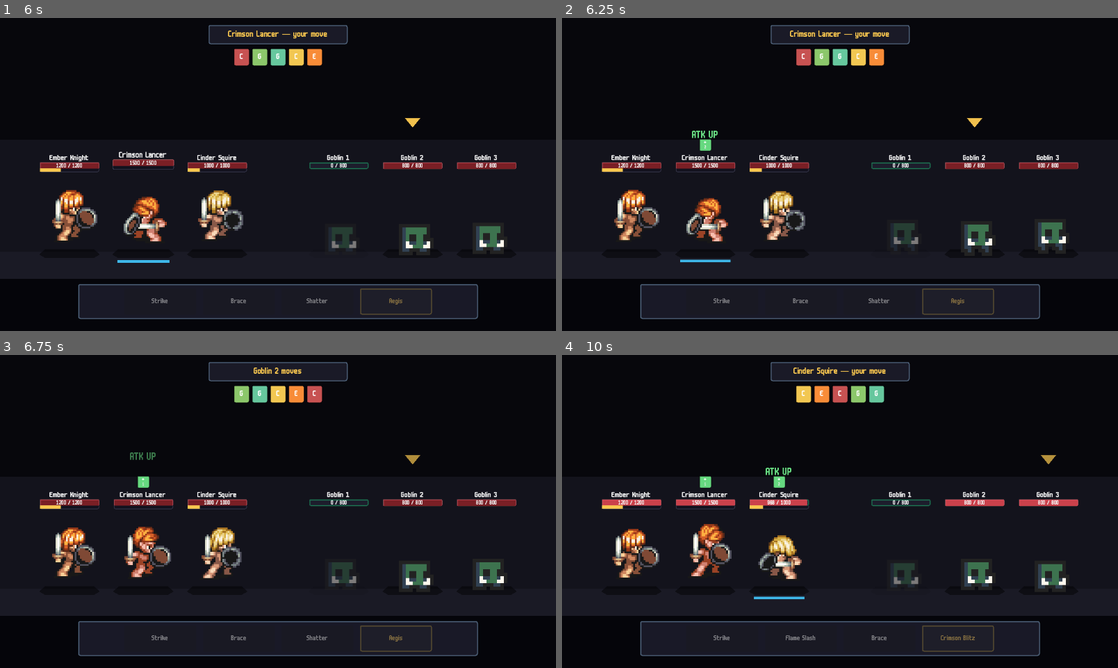
Above: before the commit, frames 1-4 (two rows, left to right).
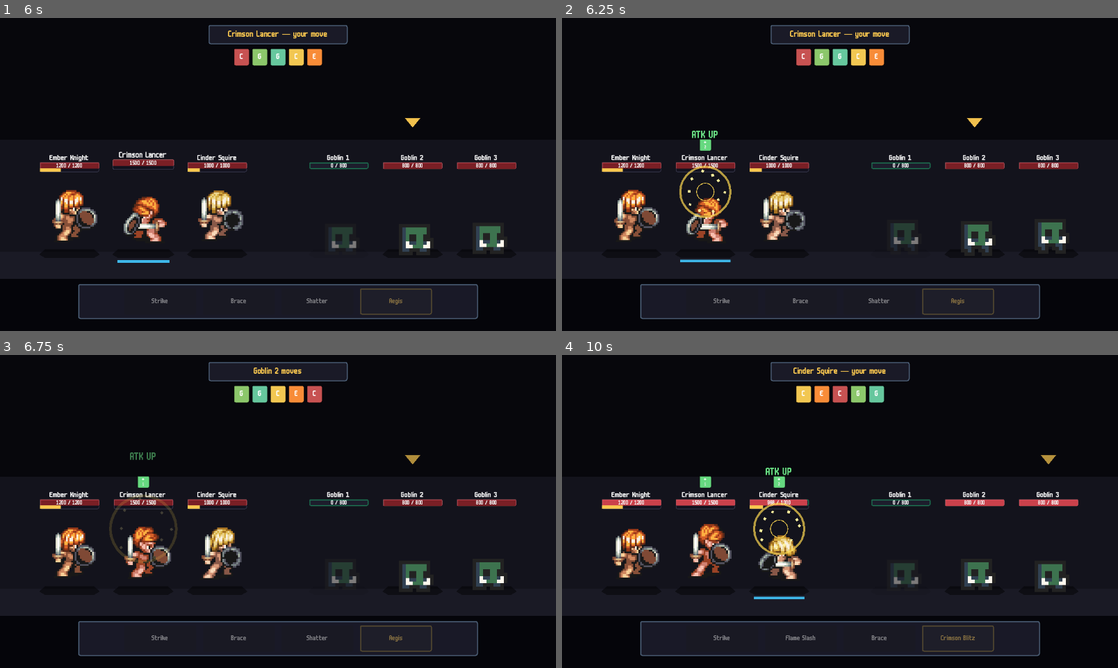
Above: after the commit, the same moments.

Repository: joppe2001/Vaelthorn
Game: Godot game, scene res://scenes/title/title.tscn
The game is run twice, just before and just after one commit, with the same random seed, the same clock (stepped at 60 frames per second) and the same inputs.
Inputs (mouse positions are in pixels of both pictures, inside the frame that each line leads up to):
- Up to frame 1 (6 s): tap Enter at 0.5 s; move the mouse to (400, 158) at 0.52 s; click (400, 158) at 0.67 s; click "Enter Battle" at 1.25 s; click "Start Battle" at 2 s; click "Strike" at 2.75 s; move the mouse to (66, 205) at 3.52 s; click (66, 205) at 3.67 s; click "Flame Slash" at 4.25 s; move the mouse to (144, 205) at 5.02 s; click (144, 205) at 5.17 s; click "Brace" at 5.75 s
- Up to frame 2 (6.25 s): no input
- Up to frame 3 (6.75 s): move the mouse to (216, 542) at 6.52 s; click (216, 542) at 6.67 s
- Up to frame 4 (10 s): move the mouse to (901, 542) at 7.27 s; click (901, 542) at 7.42 s; move the mouse to (973, 542) at 8.02 s; click (973, 542) at 8.17 s; move the mouse to (1051, 542) at 8.77 s; click (1051, 542) at 8.92 s; click "Brace" at 9.5 s

Frame 1 is identical in both runs. In frame 2, 0.3% of the frame differs, in the area x 21-31%, y 47-64%; in frame 3, 0.3%; in frame 4, 0.3%, in the area x 34-44%, y 47-64%.

Commit message:
feat: heal / buff / debuff VFX so support skills land with weight
Three new code-driven effect scenes — no atlas assets, just Polygon2D
and Line2D shapes tweened by the script:

- HealEffect    green expanding glow + 7 staggered rising motes
- BuffEffect    two-pulse gold ring + 10 diamond sparkles radiating
                outward; spawned when a positive-modifier status lands
- DebuffEffect  jagged dark cracked rings + 6 outward-shooting spokes;
                spawned for negative modifiers, DoT ticks, or stuns

battle.gd:_apply_result wires them in:
  heal result          -> _spawn_heal_vfx(target_unit)
  status result        -> _spawn_status_vfx(target_unit, data)
                          (branches on modifier_amount sign +
                           tick_kind + skip_turn so Burn / Stun
                           correctly read as debuffs)

Each scene self-frees after its longest tween via an await timer.

Closes the heal / buff / debuff VFX items in TODO.md.

Diff:
--- a/scenes/battle/battle.gd
+++ b/scenes/battle/battle.gd
@@ -11,6 +11,9 @@
 
 const POPUP_SCENE := preload("res://scenes/battle/damage_popup.tscn")
 const SLASH_SCENE := preload("res://scenes/battle/slash_effect.tscn")
+const HEAL_VFX_SCENE := preload("res://scenes/battle/heal_effect.tscn")
+const BUFF_VFX_SCENE := preload("res://scenes/battle/buff_effect.tscn")
+const DEBUFF_VFX_SCENE := preload("res://scenes/battle/debuff_effect.tscn")
 const MAX_SKILL_SLOTS := 4
 
 # Fallback if Game.selected_party_ids is empty/malformed. Party Builder
@@ -674,6 +677,7 @@
 				push_error("[Battle] missing status: " + str(result.status_id)); return
 			target_unit.add_status(result.status_id, result.duration, result.power, data)
 			_spawn_text_popup(target_unit.global_position + Vector2(0, -260), data.display_name.to_upper(), data.icon_color)
+			_spawn_status_vfx(target_unit, data)
 			EventBus.status_applied.emit(target_id, result.status_id)
 		"status_resisted":
 			_spawn_text_popup(target_unit.global_position + Vector2(0, -260), "RESIST", Color(0.6, 0.8, 1.0))
@@ -686,6 +690,7 @@
 				_enemies_hp[target_idx] = min(int(_enemies_stats[target_idx].hp), _enemies_hp[target_idx] + amount)
 				target_unit.set_hp(_enemies_hp[target_idx], int(_enemies_stats[target_idx].hp))
 			_spawn_text_popup(target_unit.global_position + Vector2(0, -200), "+%d" % amount, Color(0.4, 0.85, 0.4))
+			_spawn_heal_vfx(target_unit)
 		"none":
 			pass
 
@@ -816,6 +821,28 @@
 	effect.play_variant(variant)
 
 
+## Pick the buff vs debuff VFX from the status's modifier sign.
+##   modifier_amount > 0  -> buff (gold ring + sparkles)
+##   anything else (negative modifier, DoT tick, stun) -> debuff
+## (heal lands as a "heal" result, not a status, so it routes through
+## _spawn_heal_vfx separately).
+func _spawn_status_vfx(target_unit: Node2D, data: StatusEffectData) -> void:
+	var is_buff: bool = data.modifier_amount > 0.0 \
+		and data.tick_kind == StatusEffectData.TickKind.NONE \
+		and not data.skip_turn
+	var scene: PackedScene = BUFF_VFX_SCENE if is_buff else DEBUFF_VFX_SCENE
+	var effect := scene.instantiate()
+	_popup_layer.add_child(effect)
+	# Roughly the unit's torso, so the ring frames the upper body.
+	effect.global_position = target_unit.global_position + Vector2(0, -140)
+
+
+func _spawn_heal_vfx(target_unit: Node2D) -> void:
+	var effect := HEAL_VFX_SCENE.instantiate()
+	_popup_layer.add_child(effect)
+	effect.global_position = target_unit.global_position + Vector2(0, -100)
+
+
 func _shake_camera(amount: float, duration: float) -> void:
 	var steps := 6
 	var step_dur := duration / steps
--- /dev/null
+++ b/scenes/battle/buff_effect.gd
@@ -0,0 +1,73 @@
+extends Node2D
+## Buff VFX — gold ring expanding outward + sparkle motes radiating.
+##
+## Spawned when a positive-modifier status (ATK_UP / DEF_UP / etc.) lands.
+## Reads as "power gathering" around the caster. Self-frees.
+
+const LIFETIME := 0.85
+const RING_START_RADIUS := 40.0
+const RING_SEGMENTS := 28
+const SPARKLE_COUNT := 10
+const RING_COLOR := Color(1.0, 0.85, 0.32, 0.92)
+const SPARKLE_COLOR := Color(1.0, 0.95, 0.62, 1.0)
+
+
+func _ready() -> void:
+	_spawn_ring()
+	_spawn_sparkles()
+	await get_tree().create_timer(LIFETIME).timeout
+	queue_free()
+
+
+func _spawn_ring() -> void:
+	# Hollow ring outline (Line2D) that scales out + fades. Two rings with
+	# staggered delays so it pulses twice.
+	for i in 2:
+		var ring := Line2D.new()
+		ring.width = 3.5
+		ring.default_color = RING_COLOR
+		ring.closed = true
+		ring.points = _circle_points(RING_START_RADIUS, RING_SEGMENTS)
+		ring.scale = Vector2(0.5, 0.5)
+		add_child(ring)
+		var delay: float = float(i) * 0.18
+		var t := create_tween().set_parallel(true)
+		t.tween_property(ring, "scale", Vector2(1.9, 1.9), 0.55) \
+			.set_delay(delay).set_trans(Tween.TRANS_QUART).set_ease(Tween.EASE_OUT)
+		t.tween_property(ring, "modulate:a", 0.0, 0.55).set_delay(delay)
+
+
+func _spawn_sparkles() -> void:
+	# Diamond-shaped motes radiating outward from the caster center.
+	for i in SPARKLE_COUNT:
+		var spark := Polygon2D.new()
+		spark.polygon = _diamond_polygon(4.0)
+		spark.color = SPARKLE_COLOR
+		var angle: float = TAU * float(i) / float(SPARKLE_COUNT) + randf_range(-0.2, 0.2)
+		var start_r: float = randf_range(8.0, 14.0)
+		spark.position = Vector2(cos(angle), sin(angle)) * start_r
+		add_child(spark)
+		var end_r: float = randf_range(48.0, 70.0)
+		var end_pos: Vector2 = Vector2(cos(angle), sin(angle)) * end_r
+		var t := create_tween().set_parallel(true)
+		t.tween_property(spark, "position", end_pos, 0.6) \
+			.set_trans(Tween.TRANS_QUART).set_ease(Tween.EASE_OUT)
+		t.tween_property(spark, "modulate:a", 0.0, 0.6).set_delay(0.15)
+		t.tween_property(spark, "rotation", randf_range(-PI, PI), 0.6)
+
+
+static func _circle_points(radius: float, segments: int) -> PackedVector2Array:
+	var pts := PackedVector2Array()
+	for i in segments:
+		var a: float = TAU * float(i) / float(segments)
+		pts.append(Vector2(cos(a), sin(a)) * radius)
+	return pts
+
+
+static func _diamond_polygon(size: float) -> PackedVector2Array:
+	return PackedVector2Array([
+		Vector2(0, -size),
+		Vector2(size, 0),
+		Vector2(0, size),
+		Vector2(-size, 0),
+	])
--- /dev/null
+++ b/scenes/battle/buff_effect.tscn
@@ -0,0 +1,6 @@
+[gd_scene load_steps=2 format=3]
+
+[ext_resource type="Script" path="res://scenes/battle/buff_effect.gd" id="1"]
+
+[node name="BuffEffect" type="Node2D"]
+script = ExtResource("1")
--- /dev/null
+++ b/scenes/battle/debuff_effect.gd
@@ -0,0 +1,70 @@
+extends Node2D
+## Debuff VFX — dark cracked ring with sharp jagged spokes.
+##
+## Spawned when a negative-modifier status (DEF_DOWN, ATK_DOWN, etc.) or
+## a tick-damage status (Burn, Bleed) lands on a target. Different feel
+## from the buff: jittery, cracked, expanding fast.
+
+const LIFETIME := 0.9
+const RING_RADIUS := 32.0
+const RING_SEGMENTS := 16  # fewer segments + jitter = jagged "cracked" look
+const SPOKE_COUNT := 6
+const RING_COLOR := Color(0.18, 0.05, 0.28, 0.95)
+const SPOKE_COLOR := Color(0.28, 0.08, 0.34, 0.85)
+
+
+func _ready() -> void:
+	_spawn_jagged_rings()
+	_spawn_spokes()
+	await get_tree().create_timer(LIFETIME).timeout
+	queue_free()
+
+
+func _spawn_jagged_rings() -> void:
+	# Two rings, slightly offset, with jagged radius for a "cracked" feel.
+	for i in 2:
+		var ring := Line2D.new()
+		ring.width = 3.0
+		ring.default_color = RING_COLOR
+		ring.closed = true
+		ring.points = _jagged_circle(RING_RADIUS, RING_SEGMENTS, 5.0)
+		ring.scale = Vector2(0.4, 0.4)
+		add_child(ring)
+		var delay: float = float(i) * 0.10
+		var t := create_tween().set_parallel(true)
+		t.tween_property(ring, "scale", Vector2(2.4, 2.4), 0.55) \
+			.set_delay(delay).set_trans(Tween.TRANS_QUART).set_ease(Tween.EASE_OUT)
+		t.tween_property(ring, "modulate:a", 0.0, 0.6).set_delay(delay + 0.05)
+
+
+func _spawn_spokes() -> void:
+	# Dark spikes shooting outward from center — adds aggression to the
+	# debuff and prevents it from looking like a softer buff.
+	for i in SPOKE_COUNT:
+		var spoke := Line2D.new()
+		spoke.width = 2.5
+		spoke.default_color = SPOKE_COLOR
+		var angle: float = TAU * float(i) / float(SPOKE_COUNT)
+		spoke.points = PackedVector2Array([
+			Vector2(cos(angle), sin(angle)) * 10.0,
+			Vector2(cos(angle), sin(angle)) * 22.0,
+		])
+		add_child(spoke)
+		var end_inner: Vector2 = Vector2(cos(angle), sin(angle)) * 32.0
+		var end_outer: Vector2 = Vector2(cos(angle), sin(angle)) * 56.0
+		var t := create_tween().set_parallel(true)
+		t.tween_method(func(p: PackedVector2Array): spoke.points = p,
+			spoke.points,
+			PackedVector2Array([end_inner, end_outer]),
+			0.5
+		).set_trans(Tween.TRANS_QUART).set_ease(Tween.EASE_OUT)
+		t.tween_property(spoke, "modulate:a", 0.0, 0.6).set_delay(0.1)
+
+
+static func _jagged_circle(radius: float, segments: int, jitter: float) -> PackedVector2Array:
+	var pts := PackedVector2Array()
+	for i in segments:
+		var a: float = TAU * float(i) / float(segments)
+		var r: float = radius + randf_range(-jitter, jitter)
+		pts.append(Vector2(cos(a), sin(a)) * r)
+	return pts
--- /dev/null
+++ b/scenes/battle/debuff_effect.tscn
@@ -0,0 +1,6 @@
+[gd_scene load_steps=2 format=3]
+
+[ext_resource type="Script" path="res://scenes/battle/debuff_effect.gd" id="1"]
+
+[node name="DebuffEffect" type="Node2D"]
+script = ExtResource("1")
--- /dev/null
+++ b/scenes/battle/heal_effect.gd
@@ -0,0 +1,63 @@
+extends Node2D
+## Heal VFX — soft green glow + rising shimmer dots over the target.
+##
+## Spawned by battle.gd in _apply_result when a "heal" result lands.
+## Self-frees after the animation completes. No external assets — all
+## shapes are Polygon2D circles drawn at runtime so it stays GPU-cheap
+## and ships without atlas work.
+
+const LIFETIME := 1.0
+const GLOW_RADIUS := 36.0
+const SHIMMER_COUNT := 7
+const SHIMMER_RISE := 150.0  # pixels of upward float
+const HEAL_COLOR := Color(0.4, 1.0, 0.55, 0.95)
+const GLOW_COLOR := Color(0.5, 1.0, 0.65, 0.55)
+
+
+func _ready() -> void:
+	_spawn_glow()
+	_spawn_shimmer()
+	# Self-destruct after the longest tween completes.
+	await get_tree().create_timer(LIFETIME + 0.05).timeout
+	queue_free()
+
+
+func _spawn_glow() -> void:
+	# Soft expanding disk behind the unit — sells "warmth is rising."
+	var glow := Polygon2D.new()
+	glow.polygon = _circle_polygon(GLOW_RADIUS, 28)
+	glow.color = GLOW_COLOR
+	glow.scale = Vector2(0.6, 0.6)
+	add_child(glow)
+	var t := create_tween().set_parallel(true)
+	t.tween_property(glow, "scale", Vector2(2.2, 2.2), 0.55) \
+		.set_trans(Tween.TRANS_QUART).set_ease(Tween.EASE_OUT)
+	t.tween_property(glow, "modulate:a", 0.0, 0.65)
+
+
+func _spawn_shimmer() -> void:
+	# Seven tiny green motes that rise + fade with staggered delays so the
+	# effect reads as a continuous shimmer rather than one burst.
+	for i in SHIMMER_COUNT:
+		var dot := Polygon2D.new()
+		dot.polygon = _circle_polygon(5.0, 10)
+		dot.color = HEAL_COLOR
+		var x_off: float = randf_range(-28.0, 28.0)
+		dot.position = Vector2(x_off, randf_range(-10.0, 10.0))
+		add_child(dot)
+		var delay: float = float(i) * 0.06
+		var t := create_tween().set_parallel(true)
+		t.tween_property(dot, "position:y",
+			dot.position.y - SHIMMER_RISE - randf_range(-20.0, 20.0),
+			0.85).set_delay(delay)
+		t.tween_property(dot, "scale", Vector2(0.4, 0.4), 0.85).set_delay(delay)
+		t.tween_property(dot, "modulate:a", 0.0, 0.85) \
+			.set_delay(delay + 0.15)
+
+
+static func _circle_polygon(radius: float, segments: int) -> PackedVector2Array:
+	var pts := PackedVector2Array()
+	for i in segments:
+		var a: float = TAU * float(i) / float(segments)
+		pts.append(Vector2(cos(a), sin(a)) * radius)
+	return pts
--- /dev/null
+++ b/scenes/battle/heal_effect.tscn
@@ -0,0 +1,6 @@
+[gd_scene load_steps=2 format=3]
+
+[ext_resource type="Script" path="res://scenes/battle/heal_effect.gd" id="1"]
+
+[node name="HealEffect" type="Node2D"]
+script = ExtResource("1")
Not shown, added: scenes/battle/buff_effect.gd.uid
Not shown, added: scenes/battle/debuff_effect.gd.uid
Not shown, added: scenes/battle/heal_effect.gd.uid
Not shown, changed: TODO.md
